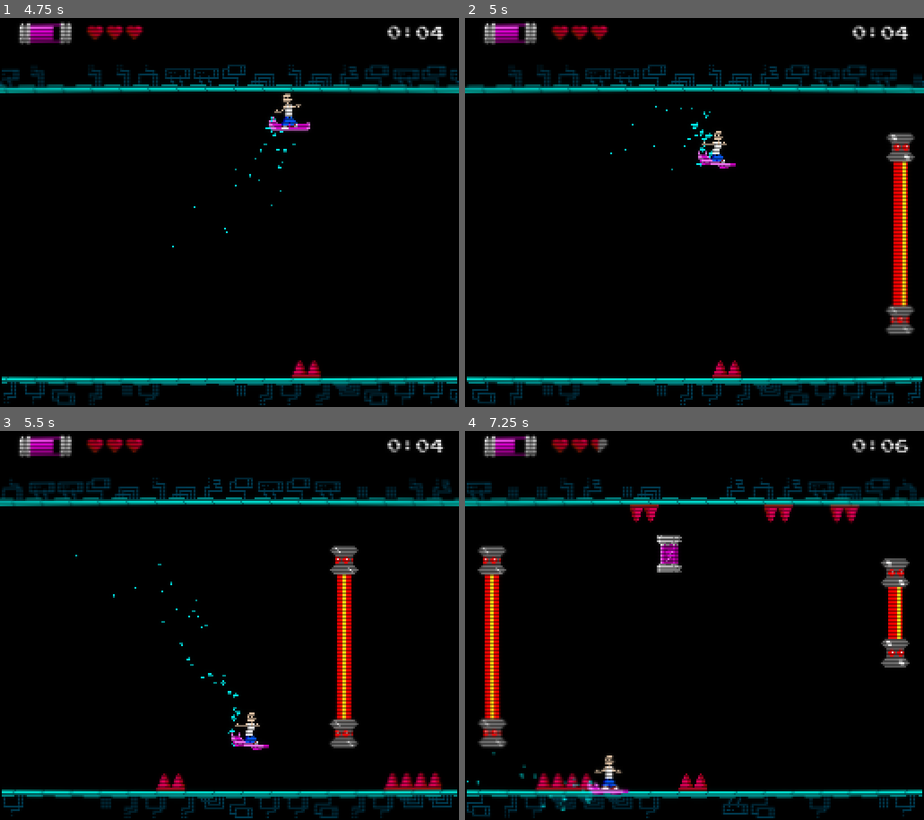
Above: before the commit, frames 1-4 (two rows, left to right).
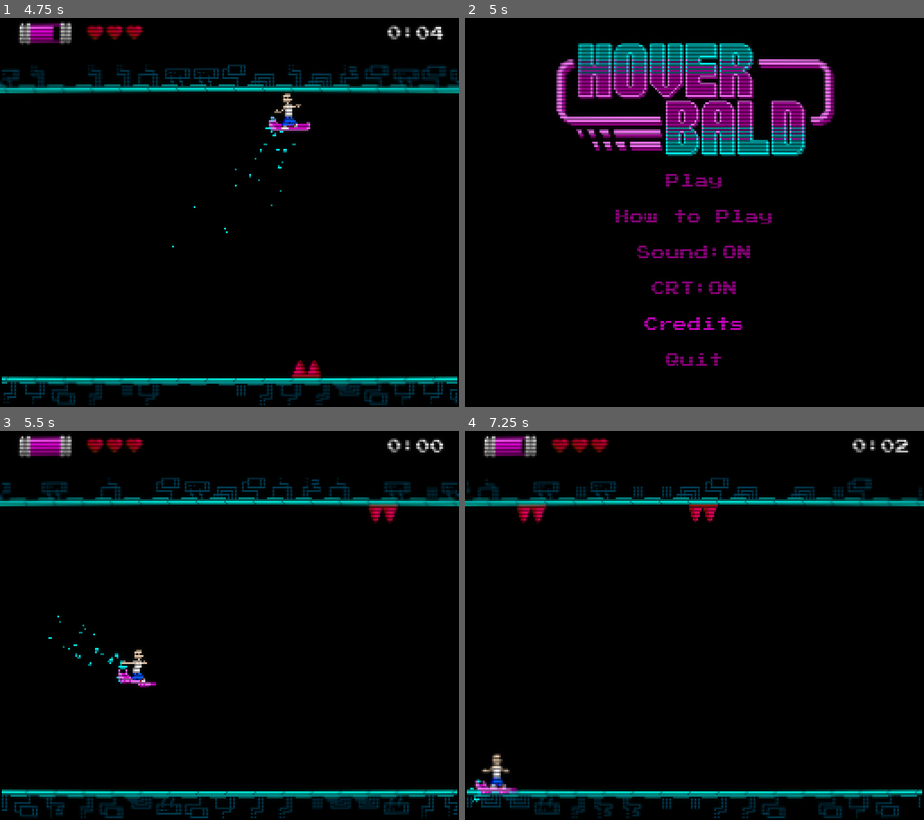
Above: after the commit, the same moments.

Repository: kernel00ps/Hoverbald
Game: Godot game, scene res://scenes/main_menu.tscn
Same seed, same stepped clock (60 frames per second), same inputs: the game is played once before the commit and once after it. Sound files missing from this copy of the repository are replaced by a short silence.
Inputs (mouse positions are in pixels of both pictures, inside the frame that each line leads up to):
- Up to frame 1 (4.75 s): click "Play" at 0.5 s; hold D (RIGHT) 1.28-2.03 s; hold S (DOWN) 2.03-2.78 s; hold D (RIGHT) 2.78-3.53 s; hold Space (UP) 3.53-4.28 s; hold A (LEFT) from 4.28 s (still down)
- Up to frame 2 (5 s): keep holding A (LEFT); tap Escape (ESC, bound only after the commit) at 4.9 s
- Up to frame 3 (5.5 s): release A (LEFT) at 5 s; click (229, 594) at 5 s, where only the run after the commit has a clickable "Play"
- Up to frame 4 (7.25 s): hold A (LEFT) 5.78-6.53 s; hold S (DOWN) from 6.53 s (still down)

Frame 1 is identical in both runs. In frame 2, 21% of the frame differs, in the area x 0-100%, y 0-100%; in frame 3, 8.3%; in frame 4, 10%.

Commit message:
Add ability to leave using ESC.

Diff:
--- a/project.godot
+++ b/project.godot
@@ -24,6 +24,7 @@
 
 window/size/viewport_width=768
 window/size/viewport_height=672
+window/size/resizable=false
 window/stretch/mode="viewport"
 window/stretch/scale=3.0
 
@@ -54,6 +55,11 @@
 , Object(InputEventKey,"resource_local_to_scene":false,"resource_name":"","device":-1,"window_id":0,"alt_pressed":false …(186 unchanged characters)…
 ]
 }
+ESC={
+"deadzone": 0.5,
+"events": [Object(InputEventKey,"resource_local_to_scene":false,"resource_name":"","device":0,"window_id":0,"alt_pressed":false,"shift_pressed":false,"ctrl_pressed":false,"meta_pressed":false,"pressed":false,"keycode":0,"physical_keycode":4194305,"key_label":0,"unicode":0,"location":0,"echo":false,"script":null)
+]
+}
 
 [layer_names]
 
--- a/scripts/main.gd
+++ b/scripts/main.gd
@@ -74,6 +74,11 @@
 		if(Globals.current_hp <= 0):
 			game_over_screen.game_over()
 
+func player_esc() -> void:
+	Globals.camera_speed_modifier = 1
+	$GameOver.reset_vars()
+	get_tree().change_scene_to_file("res://scenes/main_menu.tscn")
+
 func player_picked_up_energy() -> void:
 	Globals.fuel_modifier = Globals.PICKUP_VALUE
 	play_pickup()
--- a/scripts/player.gd
+++ b/scripts/player.gd
@@ -12,6 +12,9 @@
 func _physics_process(delta: float) -> void:
 
 	velocity += get_gravity() * delta
+
+	if Input.is_action_pressed("ESC"):
+		get_parent().get_parent().player_esc()
 
 	if Input.is_action_pressed("UP"):
 		velocity.y += JUMP_VELOCITY
